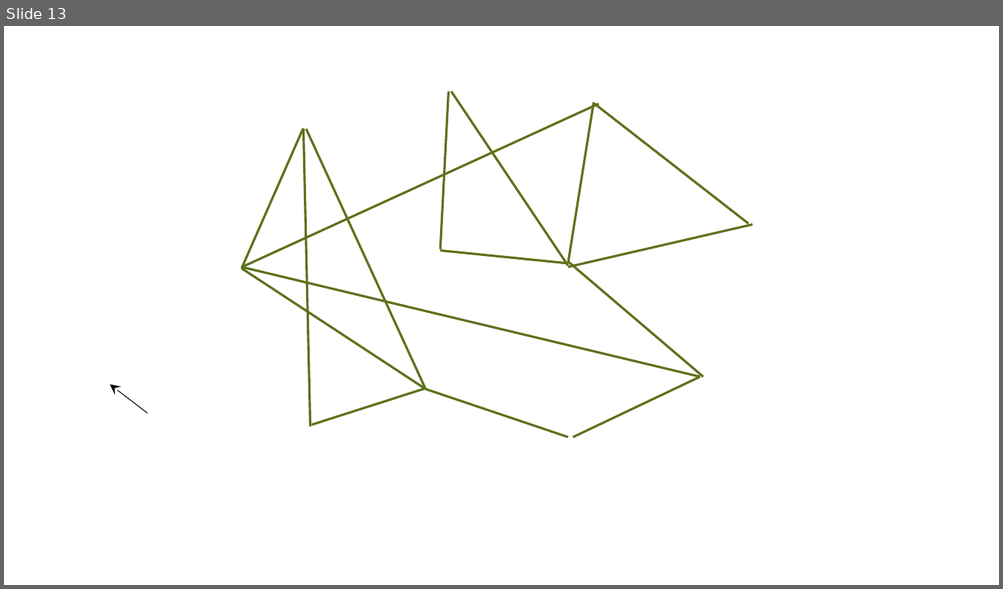
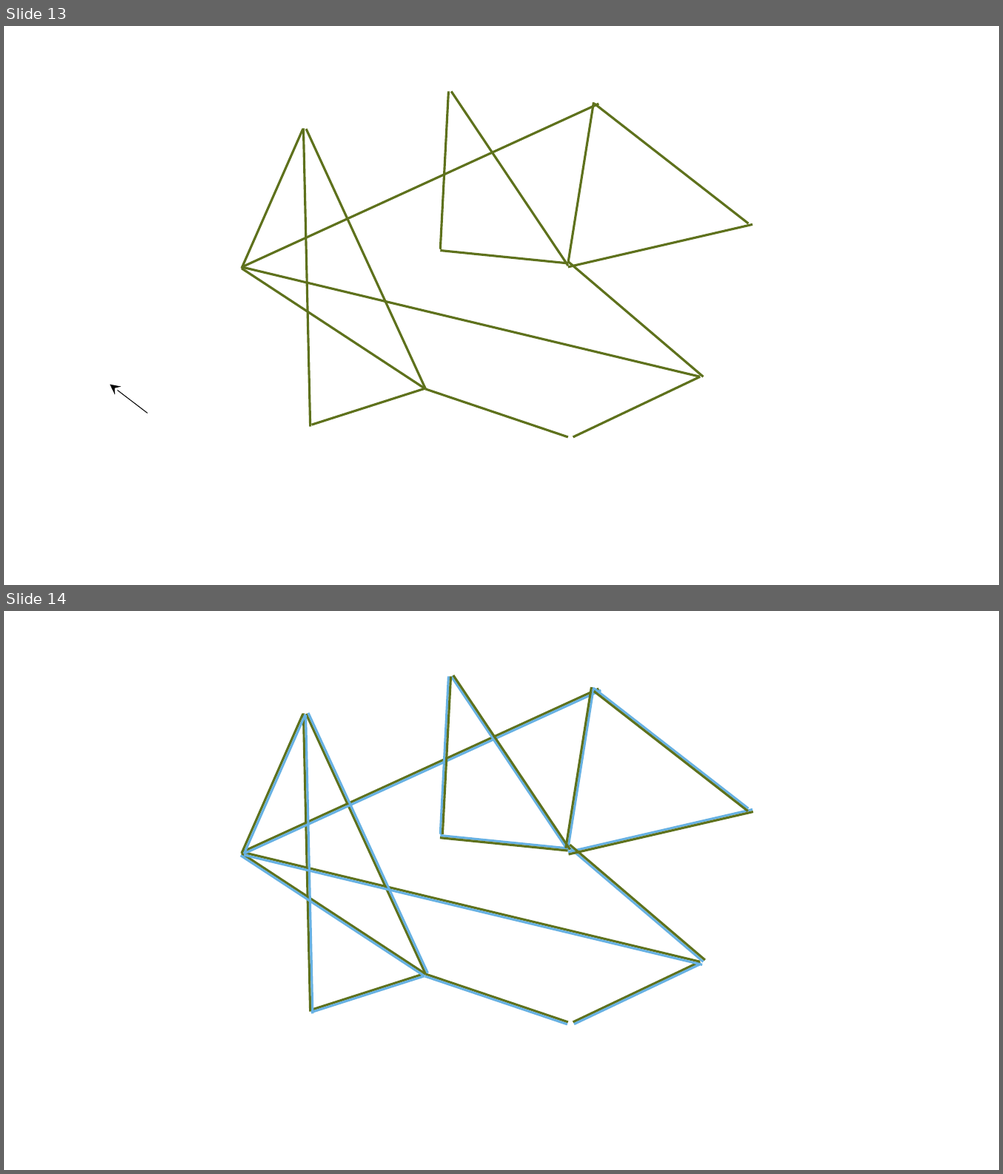
Before and after one commit to GFFischer/gff_blockchain_konzepte, a slide deck: prototyp/symbole_und_farben.pptx. Shown one above the other, each under a label of ours: slide 13 before the commit, slides 13 and 14 after it. The pictures are 1003x589 and 1003x1174 pixels, drawn with LibreOffice and Linux fonts; fonts in the diff are those of the drawing. Boxes give left, top, right and bottom in pixels: in the first picture for what was removed or moved away, otherwise in the second. Text is boxed around its words. In the diff, an @@ line names an element or a change of style, - is before the commit and + after.

```diff
--- a/prototyp/symbole_und_farben.pptx
+++ b/prototyp/symbole_und_farben.pptx
@@ slide 14 added at (4,611,999,1170), background #FFFFFF @@
@@ line added from (441, 834) to (449, 677), #67B1E3 2.25 pt @@
@@ line added from (443, 834) to (451, 677), #5E711C 2.25 pt @@
@@ line added from (568, 851) to (451, 677), #67B1E3 2.25 pt @@
@@ line added from (570, 850) to (453, 675), #5E711C 2.25 pt @@
@@ line added from (242, 852) to (599, 689), #5E711C 2.25 pt @@
@@ line added from (244, 854) to (601, 690), #67B1E3 2.25 pt @@
@@ line added from (566, 849) to (591, 687), #5E711C 2.25 pt @@
@@ line added from (568, 849) to (594, 687), #67B1E3 2.25 pt @@
@@ line added from (748, 809) to (595, 689), #67B1E3 2.25 pt @@
@@ line added from (748, 812) to (595, 692), #5E711C 2.25 pt @@
@@ line added from (242, 854) to (303, 714), #5E711C 2.25 pt @@
@@ line added from (244, 854) to (305, 715), #67B1E3 2.25 pt @@
@@ line added from (303, 713) to (310, 1011), #5E711C 2.25 pt @@
@@ line added from (305, 715) to (313, 1014), #67B1E3 2.25 pt @@
@@ line added from (306, 714) to (426, 974), #5E711C 2.25 pt @@
@@ line added from (308, 713) to (428, 974), #67B1E3 2.25 pt @@
@@ line added from (568, 852) to (752, 809), #67B1E3 2.25 pt @@
@@ line added from (569, 854) to (753, 812), #5E711C 2.25 pt @@
@@ line added from (242, 852) to (700, 963), #5E711C 2.25 pt @@
@@ line added from (242, 854) to (426, 974), #5E711C 2.25 pt @@
@@ line added from (567, 851) to (440, 838), #5E711C 2.25 pt @@
@@ line added from (568, 849) to (441, 835), #67B1E3 2.25 pt @@
@@ line added from (703, 963) to (568, 847), #67B1E3 2.25 pt @@
@@ line added from (705, 960) to (569, 846), #5E711C 2.25 pt @@
@@ line added from (241, 856) to (425, 977), #67B1E3 2.25 pt @@
@@ line added from (244, 855) to (703, 965), #67B1E3 2.25 pt @@
@@ line added from (573, 1023) to (700, 963), #5E711C 2.25 pt @@
@@ line added from (574, 1025) to (701, 964), #67B1E3 2.25 pt @@
@@ line added from (310, 1012) to (424, 977), #67B1E3 2.25 pt @@
@@ line added from (311, 1010) to (425, 974), #5E711C 2.25 pt @@
@@ line added from (425, 977) to (567, 1025), #67B1E3 2.25 pt @@
@@ line added from (426, 974) to (568, 1023), #5E711C 2.25 pt @@
```
Also in this commit, not shown: 10 other files.
